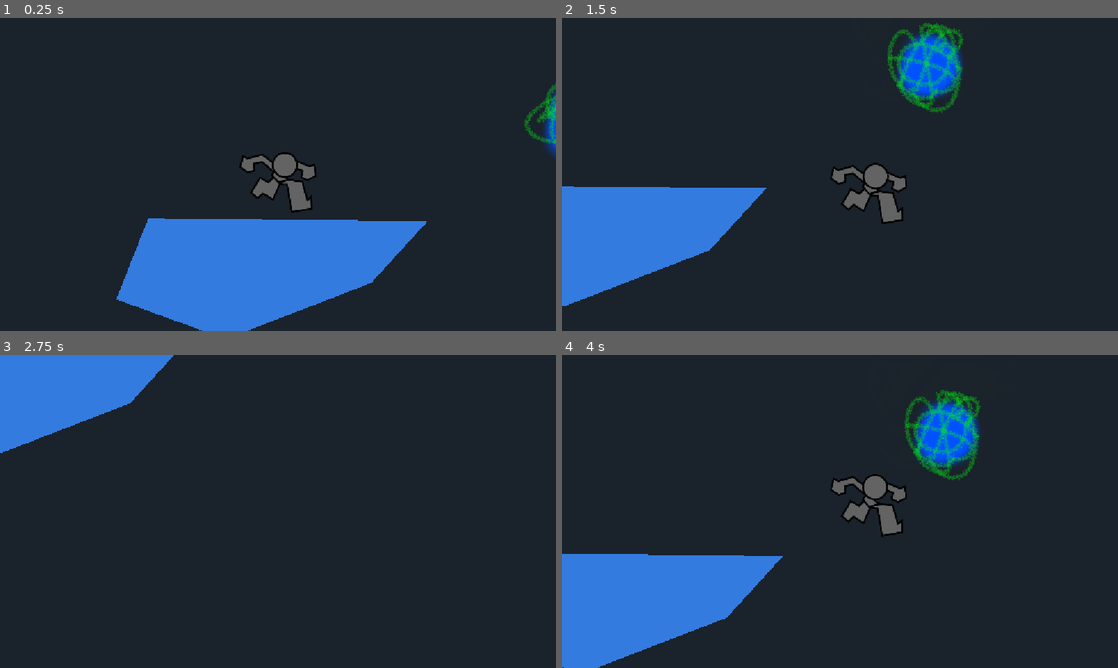
Above: before the commit, frames 1-4 (two rows, left to right).
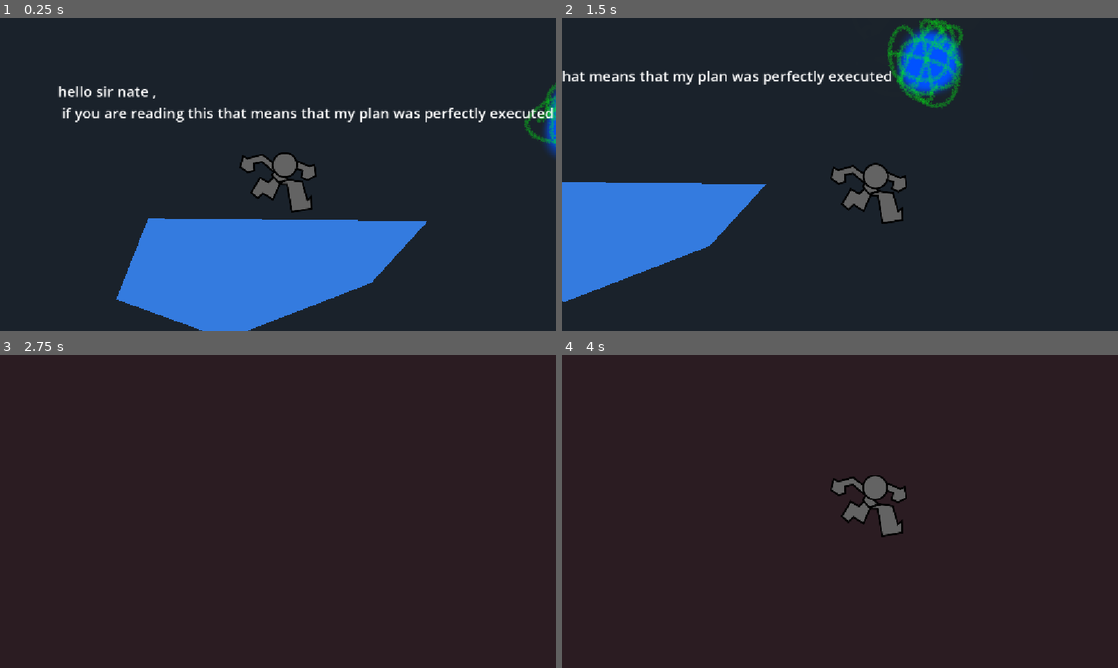
Above: after the commit, the same moments.

Repository: kevininhisshack/STACKED
Game: Godot game, scene res://Assets/Scenes/Mains/test_scene.tscn
The game is run twice, just before and just after one commit, with the same random seed, the same clock (stepped at 60 frames per second) and the same inputs. This scene is started directly instead of the project's main scene. The engine's default icon, where the game draws it, is replaced by a stand-in: a white triangle on a blue panel in a dark square.
Inputs:
- Up to frame 1 (0.25 s): no input
- Up to frame 2 (1.5 s): hold D (right) from 0.53 s (still down); tap K (switch, bound only after the commit) at 0.6, 1.35 s; tap Space (jump) at 0.77 s
- Up to frame 3 (2.75 s): tap Space (jump) at 1.52 s; release D (right) at 2.03 s; hold A (left) from 2.03 s (still down); tap K (switch, bound only after the commit) at 2.1 s
- Up to frame 4 (4 s): release A (left) at 2.78 s; hold D (right) from 2.78 s (still down); tap K (switch, bound only after the commit) at 2.85, 3.6 s; tap Space (jump) at 3.02, 3.77 s

The runs differ from the first frame. In frame 1, 1.7% of the frame differs, in the area x 10-100%, y 21-34%; in frame 2, 4.3%; in frame 3, 6.1%; in frame 4, 13%, in the area x 0-76%, y 11-100%.

Commit message:
ADDED THE MAIN MECHANIC WOOHOOOOOOOO

Diff:
--- a/Assets/Scenes/Mains/test_scene.tscn
+++ b/Assets/Scenes/Mains/test_scene.tscn
@@ -8,17 +8,162 @@
 [ext_resource type="PackedScene" uid="uid://coj876gx51t68" path="res://Assets/Scenes/Subs/key.tscn" id="5_25ocr"]
 [ext_resource type="AudioStream" uid="uid://buk5okvsxslaa" path="res://Assets/Audio/Music/layer A.mp3" id="5_vmadm"]
 [ext_resource type="AudioStream" uid="uid://dryh82uocnxmy" path="res://Assets/Audio/Music/layer B.mp3" id="5_xvxrd"]
+[ext_resource type="PackedScene" uid="uid://cjo6h4crmg6vq" path="res://Assets/Scenes/Subs/win.tscn" id="9_25ocr"]
+[ext_resource type="Script" uid="uid://cbs1jhkgnx2gp" path="res://Assets/Scripts/layer_manager.gd" id="10_syiyr"]
 
 [node name="Test Scene" type="Node" unique_id=1362970334]
 metadata/_edit_vertical_guides_ = [3712.0, 6998.0]
 metadata/_edit_horizontal_guides_ = [912.0]
 
-[node name="Yapping" type="Control" parent="." unique_id=272174066]
-visible = false
+[node name="BG" type="ColorRect" parent="." unique_id=872350364]
+anchors_preset = 15
+anchor_right = 1.0
+anchor_bottom = 1.0
+offset_left = -11778.0
+offset_top = -6892.0
+offset_right = 20078.0
+offset_bottom = 6155.0
+grow_horizontal = 2
+grow_vertical = 2
+
+[node name="Player" parent="." unique_id=1072838877 instance=ExtResource("1_q32xp")]
+position = Vector2(564, 211)
+starting_layer = true
+
+[node name="Camera2D" type="Camera2D" parent="Player" unique_id=1084379342]
+limit_left = -100
+limit_top = -200
+limit_right = 9000
+limit_bottom = 1000
+position_smoothing_enabled = true
+position_smoothing_speed = 8.0
+
+[node name="Death Border" parent="." unique_id=1881485949 instance=ExtResource("4_53yni")]
+position = Vector2(3745, 2413)
+
+[node name="Audio" type="Node" parent="." unique_id=840622766]
+
+[node name="layer A track" type="AudioStreamPlayer" parent="Audio" unique_id=42930235]
+stream = ExtResource("5_vmadm")
+parameters/looping = true
+
+[node name="layer B track" type="AudioStreamPlayer" parent="Audio" unique_id=356224548]
+stream = ExtResource("5_xvxrd")
+parameters/looping = true
+
+[node name="layer A" type="Node2D" parent="." unique_id=678280883]
+
+[node name="Ground" type="StaticBody2D" parent="layer A" unique_id=84149425]
+
+[node name="Polygon2D" type="Polygon2D" parent="layer A/Ground" unique_id=1602514736]
+position = Vector2(-81, -61)
+color = Color(0.20392157, 0.48235294, 0.8745098, 1)
+polygon = PackedVector2Array(376, 379, 955, 385, 838, 513, 537, 629, 310, 547)
+
+[node name="CollisionPolygon2D" type="CollisionPolygon2D" parent="layer A/Ground" unique_id=2086070037 groups=["Layer A collisions"]]
+position = Vector2(-81, -61)
+polygon = PackedVector2Array(376, 379, 955, 385, 838, 513, 537, 629, 310, 547)
+
+[node name="Polygon2D 2" type="Polygon2D" parent="layer A/Ground" unique_id=915277734]
+position = Vector2(3392, 48)
+color = Color(0.20392157, 0.48235294, 0.8745098, 1)
+polygon = PackedVector2Array(316, 403, 1853, 422, 1808, 492, 1152, 523, 441, 484)
+
+[node name="CollisionPolygon2D 2" type="CollisionPolygon2D" parent="layer A/Ground" unique_id=809159732 groups=["Layer A collisions"]]
+position = Vector2(3392, 48)
+polygon = PackedVector2Array(316, 403, 1617.9641, 419.09473, 1853, 422, 1808, 492, 1152, 523, 441, 484)
+
+[node name="Polygon2D 3" type="Polygon2D" parent="layer A/Ground" unique_id=233114143]
+position = Vector2(5075.9, 576.30005)
+color = Color(0.20392157, 0.48235294, 0.8745098, 1)
+polygon = PackedVector2Array(181, 233, 339, -139, 136, -1876, 639, -1849, 417, -131, 560, 235)
+
+[node name="Gate Component" parent="layer A/Ground/Polygon2D 3" unique_id=640938381 node_paths=PackedStringArray("gate_collider") instance=ExtResource("2_0px0o")]
+num_of_keys = 3
+gate_collider = NodePath("../../CollisionPolygon2D 3")
+
+[node name="CollisionPolygon2D 3" type="CollisionPolygon2D" parent="layer A/Ground" unique_id=709005454 groups=["Layer A collisions"]]
+position = Vector2(5075.9, 576.30005)
+polygon = PackedVector2Array(181, 233, 339, -139, 136, -1876, 639, -1849, 417, -131, 560, 235)
+
+[node name="Polygon2D 4" type="Polygon2D" parent="layer A/Ground" unique_id=1479904003]
+position = Vector2(6336, 226)
+color = Color(0.20392157, 0.48235294, 0.8745098, 1)
+polygon = PackedVector2Array(48, 329, 1399, 301, 3047, 293, 1646, 580, 1007, 507, 380, 572)
+
+[node name="CollisionPolygon2D 4" type="CollisionPolygon2D" parent="layer A/Ground" unique_id=1622212719 groups=["Layer A collisions"]]
+position = Vector2(6336, 226)
+polygon = PackedVector2Array(48, 329, 1399, 301, 3054, 292, 1646, 580, 1007, 507, 380, 572)
+
+[node name="Polygon2D 5" type="Polygon2D" parent="layer A/Ground" unique_id=1637965523]
+position = Vector2(1793, 170)
+color = Color(0.20392157, 0.48235294, 0.8745098, 1)
+polygon = PackedVector2Array(48, 329, 1189.251, 305.3474, 1399, 301, 1981, 252, 1646, 580, 1007, 507, 380, 572)
+
+[node name="CollisionPolygon2D 5" type="CollisionPolygon2D" parent="layer A/Ground" unique_id=1954851974 groups=["Layer A collisions"]]
+position = Vector2(1791, 169)
+polygon = PackedVector2Array(48, 329, 1189.251, 305.3474, 1399, 301, 1981, 252, 1646, 580, 1007, 507, 380, 572)
+
+[node name="Check Points" type="Node2D" parent="layer A" unique_id=251345041]
+
+[node name="Check Point" parent="layer A/Check Points" unique_id=174571432 instance=ExtResource("3_afebg")]
+position = Vector2(565, 215)
+layer = "A"
+
+[node name="CollisionPolygon2D" type="CollisionPolygon2D" parent="layer A/Check Points/Check Point" unique_id=1188171655]
+polygon = PackedVector2Array(-246, -168, -246, 99, 273, 102, 273, -175)
+
+[node name="Check Point2" parent="layer A/Check Points" unique_id=319160577 instance=ExtResource("3_afebg")]
+position = Vector2(4957, 312)
+layer = "A"
+
+[node name="CollisionPolygon2D" type="CollisionPolygon2D" parent="layer A/Check Points/Check Point2" unique_id=1097898241]
+polygon = PackedVector2Array(275, 144, 266, -202, -210, -287, -242, 134)
+
+[node name="Check Point3" parent="layer A/Check Points" unique_id=589676662 instance=ExtResource("3_afebg")]
+position = Vector2(7407, -251)
+layer = "A"
+
+[node name="CollisionPolygon2D" type="CollisionPolygon2D" parent="layer A/Check Points/Check Point3" unique_id=99486896]
+position = Vector2(-7886, 776)
+polygon = PackedVector2Array(7623, -347, 7153, -342, 7176, -30, 7613, -30)
+
+[node name="Jump Orbs" type="Node2D" parent="layer A" unique_id=127670989]
+
+[node name="Jump Orb" parent="layer A/Jump Orbs" unique_id=404922491 instance=ExtResource("1_s3due")]
+position = Vector2(1209, 132)
+layer = "A"
+
+[node name="Jump Orb2" parent="layer A/Jump Orbs" unique_id=397508505 instance=ExtResource("1_s3due")]
+position = Vector2(5915, 385)
+layer = "A"
+
+[node name="Keys" type="Node2D" parent="layer A" unique_id=942870509]
+
+[node name="Key" parent="layer A/Keys" unique_id=291257703 instance=ExtResource("5_25ocr")]
+position = Vector2(2529, -108)
+layer = "A"
+
+[node name="Key2" parent="layer A/Keys" unique_id=723861586 node_paths=PackedStringArray("gate") instance=ExtResource("5_25ocr")]
+position = Vector2(3968, 340)
+gate = NodePath("../../Ground/Polygon2D 3/Gate Component")
+layer = "A"
+
+[node name="Key3" parent="layer A/Keys" unique_id=1937677452 node_paths=PackedStringArray("gate") instance=ExtResource("5_25ocr")]
+position = Vector2(4400, 201)
+gate = NodePath("../../Ground/Polygon2D 3/Gate Component")
+layer = "A"
+
+[node name="Key4" parent="layer A/Keys" unique_id=1831305573 node_paths=PackedStringArray("gate") instance=ExtResource("5_25ocr")]
+position = Vector2(5126, 337)
+gate = NodePath("../../Ground/Polygon2D 3/Gate Component")
+layer = "A"
+
+[node name="Yapping" type="Control" parent="layer A" unique_id=272174066]
 layout_mode = 3
 anchors_preset = 0
 
-[node name="Label4" type="Label" parent="Yapping" unique_id=72633587]
+[node name="Label4" type="Label" parent="layer A/Yapping" unique_id=72633587]
 layout_mode = 0
 offset_left = 6897.0
 offset_top = 209.0
@@ -31,7 +176,7 @@
 you have keys in the SUBS file , take one , and drag the gate component of the gate you want this key to open ,
 i,ll make an actual animation for the keys later"
 
-[node name="Label" type="Label" parent="Yapping" unique_id=853748329]
+[node name="Label" type="Label" parent="layer A/Yapping" unique_id=853748329]
 layout_mode = 1
 anchors_preset = 8
 anchor_left = 0.5
@@ -48,7 +193,7 @@
 text = "hello sir nate ,
  if you are reading this that means that my plan was perfectly executed"
 
-[node name="Label2" type="Label" parent="Yapping" unique_id=642407825]
+[node name="Label2" type="Label" parent="layer A/Yapping" unique_id=642407825]
 layout_mode = 0
 offset_left = 2031.0
 offset_top = 21.0
@@ -58,7 +203,7 @@
 text = "this , is a key
                    just out of reach"
 
-[node name="Label3" type="Label" parent="Yapping" unique_id=2076990235]
+[node name="Label3" type="Label" parent="layer A/Yapping" unique_id=2076990235]
 layout_mode = 0
 offset_left = 3055.0
 offset_top = 238.0
@@ -68,123 +213,31 @@
 text = "once you touch it ,
 it reduces its gates keys by one"
 
-[node name="Player" parent="." unique_id=1072838877 instance=ExtResource("1_q32xp")]
-position = Vector2(564, 211)
-
-[node name="Camera2D" type="Camera2D" parent="Player" unique_id=1084379342]
-limit_left = -100
-limit_top = -200
-limit_right = 9000
-limit_bottom = 1000
-position_smoothing_enabled = true
-position_smoothing_speed = 8.0
-
-[node name="Ground" type="StaticBody2D" parent="." unique_id=84149425]
-
-[node name="Polygon2D" type="Polygon2D" parent="Ground" unique_id=1602514736]
-position = Vector2(-81, -61)
-color = Color(0.20392157, 0.48235294, 0.8745098, 1)
-polygon = PackedVector2Array(376, 379, 955, 385, 838, 513, 537, 629, 310, 547)
-
-[node name="CollisionPolygon2D" type="CollisionPolygon2D" parent="Ground" unique_id=2086070037]
-position = Vector2(-81, -61)
-polygon = PackedVector2Array(376, 379, 955, 385, 838, 513, 537, 629, 310, 547)
-
-[node name="Polygon2D 2" type="Polygon2D" parent="Ground" unique_id=915277734]
-position = Vector2(3392, 48)
-color = Color(0.20392157, 0.48235294, 0.8745098, 1)
-polygon = PackedVector2Array(316, 403, 1853, 422, 1808, 492, 1152, 523, 441, 484)
-
-[node name="CollisionPolygon2D 2" type="CollisionPolygon2D" parent="Ground" unique_id=809159732]
-position = Vector2(3392, 48)
-polygon = PackedVector2Array(316, 403, 1617.9641, 419.09473, 1853, 422, 1808, 492, 1152, 523, 441, 484)
-
-[node name="Polygon2D 3" type="Polygon2D" parent="Ground" unique_id=233114143]
-position = Vector2(5075.9, 576.30005)
-color = Color(0.20392157, 0.48235294, 0.8745098, 1)
-polygon = PackedVector2Array(181, 233, 339, -139, 136, -1876, 639, -1849, 417, -131, 560, 235)
-
-[node name="Gate Component" parent="Ground/Polygon2D 3" unique_id=640938381 node_paths=PackedStringArray("gate_collider") instance=ExtResource("2_0px0o")]
-num_of_keys = 3
-gate_collider = NodePath("../../CollisionPolygon2D 3")
-
-[node name="CollisionPolygon2D 3" type="CollisionPolygon2D" parent="Ground" unique_id=709005454]
-position = Vector2(5075.9, 576.30005)
-polygon = PackedVector2Array(181, 233, 339, -139, 136, -1876, 639, -1849, 417, -131, 560, 235)
-
-[node name="Polygon2D 4" type="Polygon2D" parent="Ground" unique_id=1479904003]
-position = Vector2(6336, 226)
-color = Color(0.20392157, 0.48235294, 0.8745098, 1)
-polygon = PackedVector2Array(48, 329, 1399, 301, 1981, 252, 1646, 580, 1007, 507, 380, 572)
-
-[node name="CollisionPolygon2D 4" type="CollisionPolygon2D" parent="Ground" unique_id=1622212719]
-position = Vector2(6336, 226)
-polygon = PackedVector2Array(48, 329, 1399, 301, 1981, 252, 1646, 580, 1007, 507, 380, 572)
-
-[node name="Polygon2D 5" type="Polygon2D" parent="Ground" unique_id=1637965523]
-position = Vector2(1793, 170)
-color = Color(0.20392157, 0.48235294, 0.8745098, 1)
-polygon = PackedVector2Array(48, 329, 1189.251, 305.3474, 1399, 301, 1981, 252, 1646, 580, 1007, 507, 380, 572)
-
-[node name="CollisionPolygon2D 5" type="CollisionPolygon2D" parent="Ground" unique_id=1954851974]
-position = Vector2(1791, 169)
-polygon = PackedVector2Array(48, 329, 1189.251, 305.3474, 1399, 301, 1981, 252, 1646, 580, 1007, 507, 380, 572)
-
-[node name="Jump Orbs" type="Node2D" parent="." unique_id=127670989]
-
-[node name="Jump Orb" parent="Jump Orbs" unique_id=404922491 instance=ExtResource("1_s3due")]
-position = Vector2(1209, 132)
-
-[node name="Jump Orb2" parent="Jump Orbs" unique_id=397508505 instance=ExtResource("1_s3due")]
-position = Vector2(5915, 385)
-
-[node name="Check Points" type="Node2D" parent="." unique_id=251345041]
-
-[node name="Check Point" parent="Check Points" unique_id=174571432 instance=ExtResource("3_afebg")]
-position = Vector2(565, 215)
-
-[node name="CollisionPolygon2D" type="CollisionPolygon2D" parent="Check Points/Check Point" unique_id=1188171655]
-polygon = PackedVector2Array(-246, -168, -246, 99, 273, 102, 273, -175)
-
-[node name="Check Point2" parent="Check Points" unique_id=319160577 instance=ExtResource("3_afebg")]
-position = Vector2(4957, 312)
-
-[node name="CollisionPolygon2D" type="CollisionPolygon2D" parent="Check Points/Check Point2" unique_id=1097898241]
-polygon = PackedVector2Array(275, 144, 266, -202, -210, -287, -242, 134)
-
-[node name="Check Point3" parent="Check Points" unique_id=589676662 instance=ExtResource("3_afebg")]
-position = Vector2(7407, -251)
-
-[node name="CollisionPolygon2D" type="CollisionPolygon2D" parent="Check Points/Check Point3" unique_id=99486896]
-position = Vector2(-7886, 776)
-polygon = PackedVector2Array(7623, -347, 7153, -342, 7176, -30, 7613, -30)
-
-[node name="Keys" type="Node2D" parent="." unique_id=942870509]
-
-[node name="Key" parent="Keys" unique_id=723861586 node_paths=PackedStringArray("gate") instance=ExtResource("5_25ocr")]
-position = Vector2(3973, 271)
-gate = NodePath("../../Ground/Polygon2D 3/Gate Component")
-
-[node name="Key2" parent="Keys" unique_id=291257703 instance=ExtResource("5_25ocr")]
-position = Vector2(2529, -108)
-
-[node name="Key3" parent="Keys" unique_id=1937677452 node_paths=PackedStringArray("gate") instance=ExtResource("5_25ocr")]
-position = Vector2(4467, 154)
-gate = NodePath("../../Ground/Polygon2D 3/Gate Component")
-
-[node name="Key4" parent="Keys" unique_id=1831305573 node_paths=PackedStringArray("gate") instance=ExtResource("5_25ocr")]
-position = Vector2(5130, 278)
-gate = NodePath("../../Ground/Polygon2D 3/Gate Component")
-
-[node name="Death Border" parent="." unique_id=1881485949 instance=ExtResource("4_53yni")]
-position = Vector2(3745, 2413)
-
-[node name="Audio" type="Node" parent="." unique_id=840622766]
-
-[node name="layer A track" type="AudioStreamPlayer" parent="Audio" unique_id=42930235]
-stream = ExtResource("5_vmadm")
-parameters/looping = true
-
-[node name="layer B track" type="AudioStreamPlayer" parent="Audio" unique_id=356224548]
-stream = ExtResource("5_xvxrd")
-parameters/looping = true
+[node name="Win" parent="layer A" unique_id=1796645974 groups=["Layer A collisions"] instance=ExtResource("9_25ocr")]
+position = Vector2(8671, 359)
+
+[node name="layer B" type="Node2D" parent="." unique_id=1920260554]
+
+[node name="Ground" type="StaticBody2D" parent="layer B" unique_id=400599583]
+
+[node name="Check Points" type="Node2D" parent="layer B" unique_id=732243268]
+
+[node name="Jump Orbs" type="Node2D" parent="layer B" unique_id=339678904]
+
+[node name="Keys" type="Node2D" parent="layer B" unique_id=1812668899]
+
+[node name="Yapping" type="Control" parent="layer B" unique_id=1830193656]
+layout_mode = 3
+anchors_preset = 0
+offset_right = 40.0
+offset_bottom = 40.0
+
+[node name="Layer Manager" type="Node" parent="." unique_id=1552996101 node_paths=PackedStringArray("bg", "layerA", "layerB", "trackA", "trackB")]
+script = ExtResource("10_syiyr")
+bg = NodePath("../BG")
+layerA = NodePath("../layer A")
+layerB = NodePath("../layer B")
+trackA = NodePath("../Audio/layer A track")
+trackB = NodePath("../Audio/layer B track")
+
+[node name="UI" type="CanvasLayer" parent="." unique_id=37133500]
--- a/Assets/Scenes/Subs/player.tscn
+++ b/Assets/Scenes/Subs/player.tscn
@@ -52,7 +52,7 @@
 }]
 
 [sub_resource type="RectangleShape2D" id="RectangleShape2D_mubv7"]
-size = Vector2(75.37625, 107.13197)
+size = Vector2(75.37625, 111.34977)
 
 [node name="Player" type="CharacterBody2D" unique_id=1072838877]
 scale = Vector2(0.72929907, 0.7619306)
@@ -65,7 +65,7 @@
 frame_progress = 0.06755535
 
 [node name="CollisionShape2D" type="CollisionShape2D" parent="." unique_id=1367288436]
-position = Vector2(4.1135397, -5.9060483)
+position = Vector2(4.1135397, -9.187187)
 scale = Vector2(0.90955687, 1.5558553)
 shape = SubResource("RectangleShape2D_mubv7")
 
--- a/Assets/Scenes/Subs/win.tscn
+++ b/Assets/Scenes/Subs/win.tscn
@@ -39,3 +39,5 @@
 [node name="CollisionShape2D" type="CollisionShape2D" parent="." unique_id=706363901]
 position = Vector2(186, 51)
 shape = SubResource("RectangleShape2D_yf5fn")
+
+[connection signal="body_entered" from="." to="." method="_on_body_entered"]
--- a/Assets/Scripts/check_point.gd
+++ b/Assets/Scripts/check_point.gd
@@ -2,8 +2,12 @@
 
 var x := 0
 var y := 0
+@export_enum("A" , "B") var layer : String
+
 
 func _ready():
+	$CollisionPolygon2D.add_to_group("Layer %s collisions" % layer)
+	$CollisionPolygon2D.set_deferred("disabled" , (layer == "A") != GameData.in_layerA)
 	x = position.x
 	y = position.y
 
--- a/Assets/Scripts/game_data.gd
+++ b/Assets/Scripts/game_data.gd
@@ -1,14 +1,39 @@
 extends Node
+signal layer_change(in_a : bool)
 
+ # audio settings
 @export var master := 100
 @export var sfx := 50
 @export var music := 50
+
+var in_layerA := true :
+	set(value):
+		in_layerA = value
+		layer_change.emit(value)
+		get_tree().call_group("Layer A collisions" , "set_deferred" , "disabled" , not value)
+		get_tree().call_group("Layer B collisions" , "set_deferred" , "disabled" , value)
+
+var level_stats := {
+	"level0" : true ,
+	"level1" : false ,
+	"level2" : false ,
+	"level3" : false ,
+	"level4" : false ,
+	"level5" : false ,
+	"level6" : false ,
+	"level7" : false ,
+	"level8" : false ,
+	"level9" : false ,
+	"level10" : false
+	 }
+
 
 func _ready():
 	sfx = sfx * master
 	music = music * master
 
-# this is global ,
-# plan is to make the audio and music and master
-# changable in the settings ,
-# idk how to make sliders tho
+# this is global
+
+
+# ignore this
+# { unlocked : true , completed : false , time : 0.0 , deathes : 0}
--- a/Assets/Scripts/jump_orb.gd
+++ b/Assets/Scripts/jump_orb.gd
@@ -1,5 +1,10 @@
 extends Area2D
 
+@export_enum("A" , "B") var layer : String
+
+func _ready() -> void:
+	$CollisionShape2D.add_to_group("Layer %s collisions" % layer)
+	$CollisionShape2D.set_deferred("disabled" , (layer == "A") != GameData.in_layerA)
 
 func _on_body_entered(body: Node2D) -> void:
 	if body.name == "Player":
--- a/Assets/Scripts/key.gd
+++ b/Assets/Scripts/key.gd
@@ -1,7 +1,11 @@
 extends Area2D
 
 @export var gate : Node
+@export_enum("A" , "B") var layer : String
 
+func _ready():
+	$CollisionShape2D.add_to_group("Layer %s collisions" % layer)
+	$CollisionShape2D.set_deferred("disabled" , (layer == "A") != GameData.in_layerA)
 
 func _on_body_entered(body: Node2D) -> void:
 	if body.name == "Player":
--- /dev/null
+++ b/Assets/Scripts/layer_manager.gd
@@ -0,0 +1,19 @@
+extends Node
+
+@export var bg : ColorRect
+@export var layerA : Node2D
+@export var layerB : Node2D
+@export var trackA : AudioStreamPlayer
+@export var trackB : AudioStreamPlayer
+
+func _ready() -> void:
+	GameData.layer_change.connect(_update)
+	_update(GameData.in_layerA)
+
+
+func _update(in_a : bool):
+	bg.color = Color("1a222b") if in_a else Color("2b1c22")
+	layerA.visible = in_a
+	layerB.visible = not in_a
+	trackA.volume_db = 0 if in_a else -80
+	trackB.volume_db = 0 if not in_a else -80
--- a/Assets/Scripts/player.gd
+++ b/Assets/Scripts/player.gd
@@ -4,6 +4,7 @@
 @export var speed: float = 550.0
 @export var jump_velocity: float = -550.0
 @export var jump_cut : float = 0.3
+@export var starting_layer : bool
 
 var gravity = ProjectSettings.get_setting("physics/2d/default_gravity")
 
@@ -18,7 +19,7 @@
 # if we get enough time we can make a ranking system
 
 func _ready():
-	pass
+	GameData.in_layerA = starting_layer
 
 func _physics_process(delta):
 	# Gravity
@@ -26,6 +27,10 @@
 		velocity.y += gravity * delta
 	elif velocity.y >= 0:
 		jumps = max(jumps , 1)
+
+	# the switch
+	if Input.is_action_just_pressed("switch"):
+		GameData.in_layerA = not GameData.in_layerA
 
 	# Jump
 	if Input.is_action_just_pressed("jump") and jumps > 0:
--- a/Assets/Scripts/win.gd
+++ b/Assets/Scripts/win.gd
@@ -1,15 +1,23 @@
 extends Area2D
 
-@export var next_level : String = "LVL1"
+@export var next_level : String = "level1"
+@export_enum("A" , "B") var layer : String
+
+func _ready():
+	$CollisionShape2D.add_to_group("Layer %s collisions" % layer)
+	$CollisionShape2D.set_deferred("disabled" , (layer == "A") != GameData.in_layerA)
 
 func win():
 	$AnimatedSprite2D.play("win")
 	# win sfx when made
 	# then await win sfx ending ,  and make the win screen visible
-
+	GameData.level_stats[next_level] = true
 
 
 func _on_body_entered(body: Node2D) -> void:
 	if body.name == "Player":
-		body.queue_free() # the win animation will have the player in it
+		set_deferred("monitoring" , false)
+		body.hide()
+		body.set_physics_process(false)
+		body.get_node("sfx/walk").stop()
 		win()
--- a/project.godot
+++ b/project.godot
@@ -17,7 +17,7 @@
 
 [autoload]
 
-AudioOptions="*uid://diitw0bbyi5dl"
+GameData="*uid://diitw0bbyi5dl"
 
 [display]
 
@@ -25,18 +25,25 @@
 window/stretch/mode="canvas_items"
 window/stretch/aspect="expand"
 
+[global_group]
+
+"Layer A collisions"=""
+"Layer B collisions"=""
+
 [input]
 
 left={
 "deadzone": 0.5,
 "events": [Object(InputEventKey,"resource_local_to_scene":false,"resource_name":"","device":16,"window_id":0,"alt_press …(190 unchanged characters)…
 , Object(InputEventJoypadButton,"resource_local_to_scene":false,"resource_name":"","device":-1,"button_index":13,"pressure":0.0,"pressed":false,"script":null)
+, Object(InputEventJoypadMotion,"resource_local_to_scene":false,"resource_name":"","device":-1,"axis":0,"axis_value":-1.0,"script":null)
 ]
 }
 right={
 "deadzone": 0.5,
 "events": [Object(InputEventKey,"resource_local_to_scene":false,"resource_name":"","device":16,"window_id":0,"alt_press …(190 unchanged characters)…
 , Object(InputEventJoypadButton,"resource_local_to_scene":false,"resource_name":"","device":-1,"button_index":14,"pressure":0.0,"pressed":false,"script":null)
+, Object(InputEventJoypadMotion,"resource_local_to_scene":false,"resource_name":"","device":-1,"axis":0,"axis_value":1.0,"script":null)
 ]
 }
 jump={
@@ -45,9 +52,15 @@
 , Object(InputEventJoypadButton,"resource_local_to_scene":false,"resource_name":"","device":-1,"button_index":1,"pressure":0.0,"pressed":false,"script":null)
 ]
 }
-dash={
+"I SAID NO DASH"={
 "deadzone": 0.2,
 "events": [Object(InputEventKey,"resource_local_to_scene":false,"resource_name":"","device":-1,"window_id":0,"alt_press …(195 unchanged characters)…
+]
+}
+switch={
+"deadzone": 0.5,
+"events": [Object(InputEventKey,"resource_local_to_scene":false,"resource_name":"","device":16,"window_id":0,"alt_pressed":false,"shift_pressed":false,"ctrl_pressed":false,"meta_pressed":false,"pressed":false,"keycode":0,"physical_keycode":75,"key_label":0,"unicode":0,"location":0,"echo":false,"script":null)
+, Object(InputEventJoypadButton,"resource_local_to_scene":false,"resource_name":"","device":-1,"button_index":2,"pressure":0.0,"pressed":false,"script":null)
 ]
 }
 
Not shown, added: Assets/Scripts/layer_manager.gd.uid
